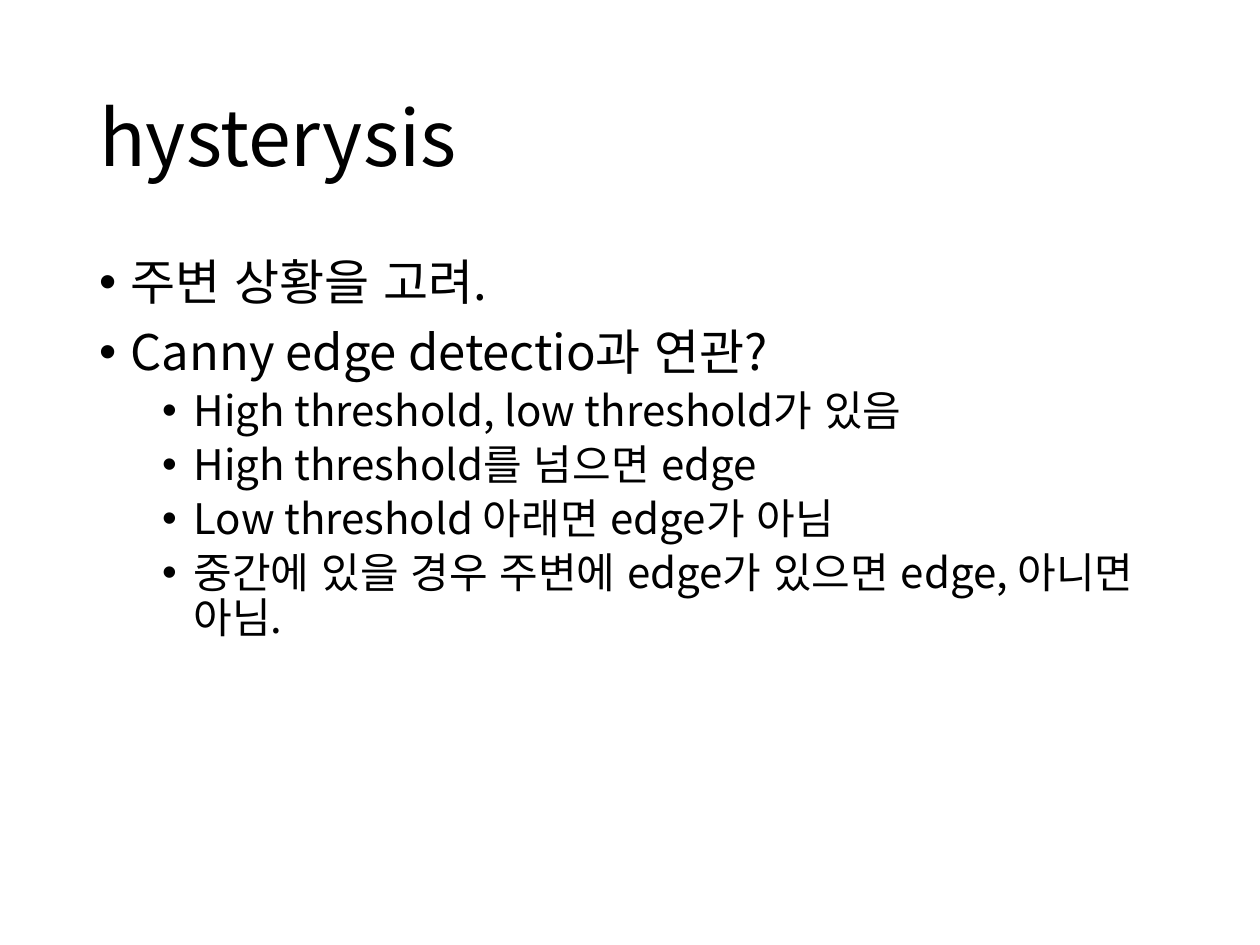
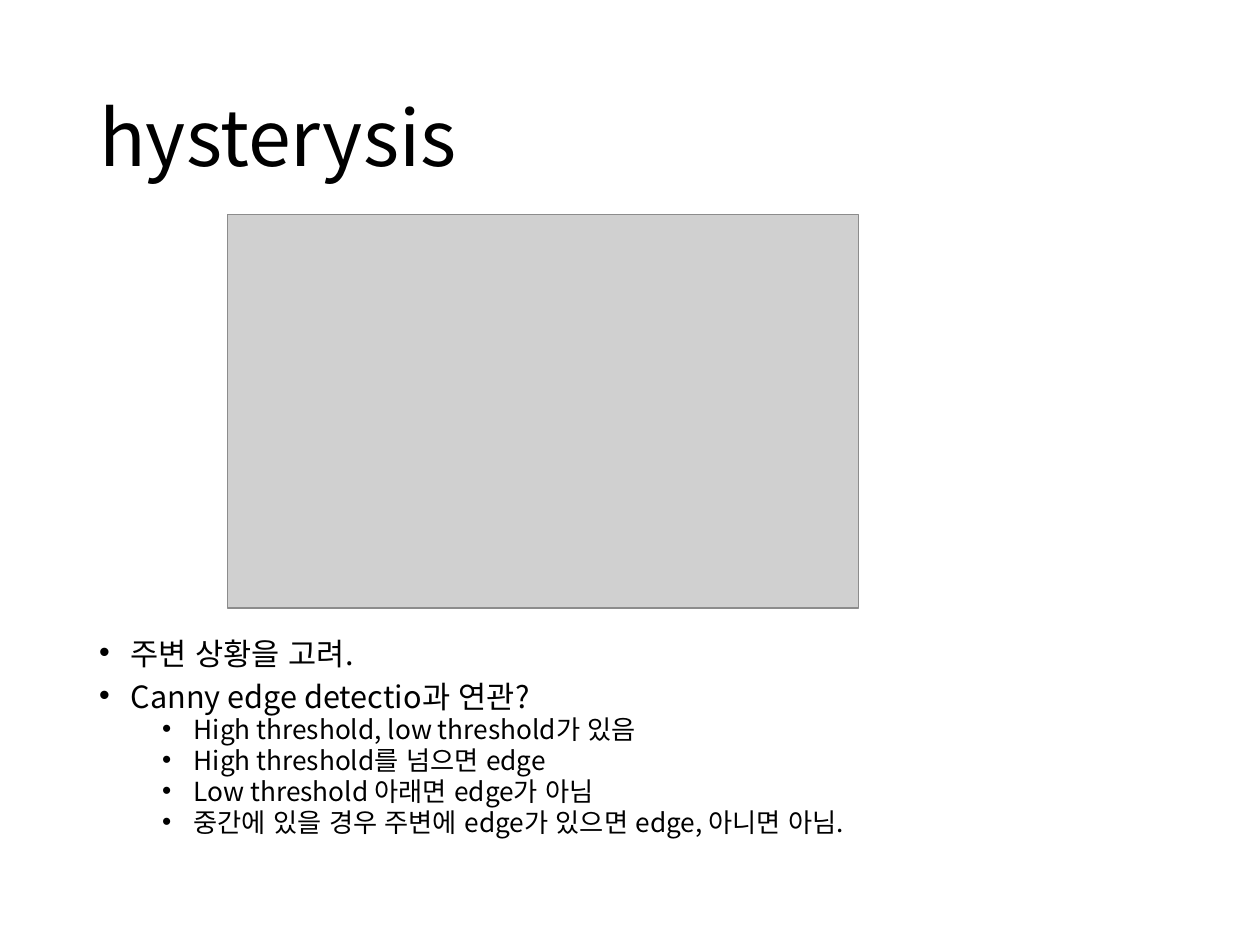
Before and after one commit to boy1089/MyProject, a slide deck: slide 23 of thresholding.pptx (slide 15 before the commit). Drawn at 1260x945 pixels with LibreOffice and Linux fonts; fonts in the diff are those of the drawing; grey boxes stand for pictures. Boxes give left, top, right and bottom in pixels: in the first picture for what was removed or moved away, otherwise in the second. Text is boxed around its words. In the diff, an @@ line names an element or a change of style, - is before the commit and + after.

```diff
--- a/thresholding.pptx
+++ b/thresholding.pptx
@@ picture added at bbox=[227, 214, 858, 607] @@
@@ text "주변 상황을 고려.": place and size @@
-text "주변 상황을 고려." at bbox=[131, 259, 1134, 637]
+text "주변 상황을 고려." at bbox=[131, 639, 844, 839]
@@ text "주변 상황을 고려." at bbox=[131, 639, 844, 839]: size 28 to 17.5 pt in "주변 상황을 고려.", "Canny edge detectio과 연관?"; size 24 to 15 pt in "High threshold, low threshold가 있음", "High threshold를 넘으면 edge", "Low threshold 아래면 edge가 아님", "중간에 있을 경우 주변에 edge가 있으면 edge, ..."; line spacing 0.9 to 0.7 @@
```
Also in this commit, not shown: 7 other slides changed, 9 slides added, 2 slides removed.
